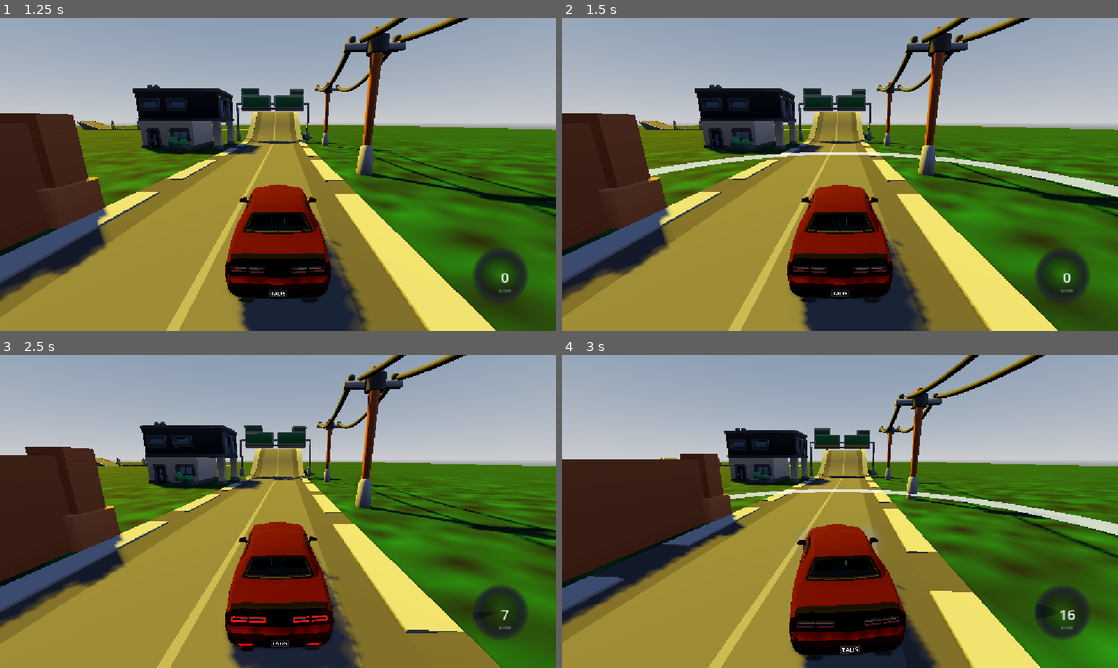
Above: before the commit, frames 1-4 (two rows, left to right).
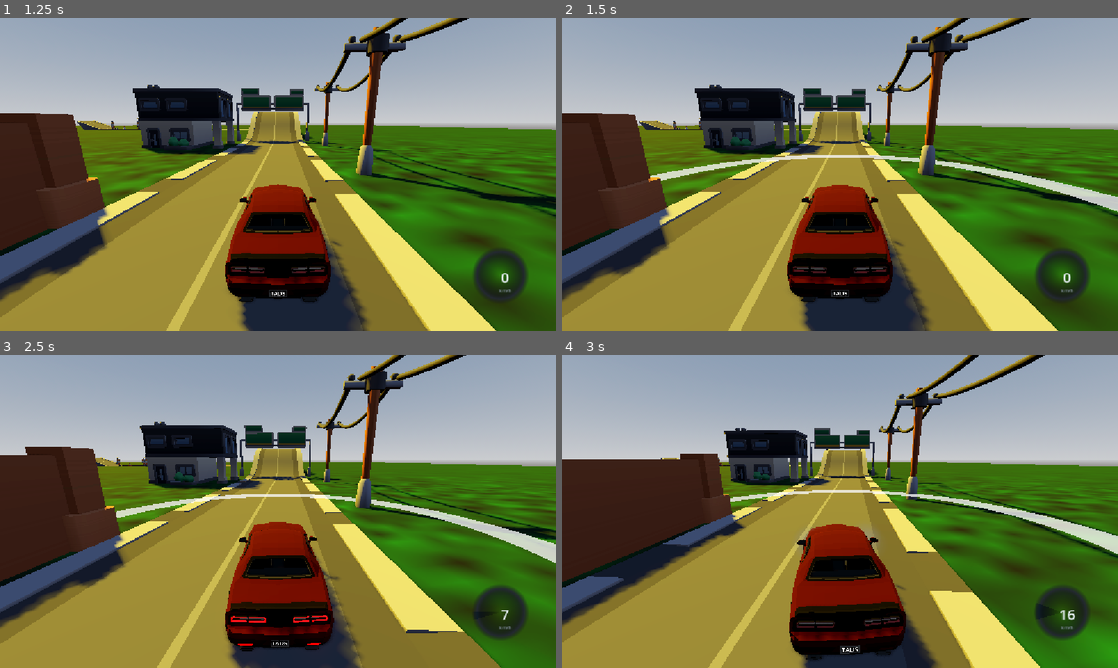
Above: after the commit, the same moments.

Repository: oluizfcs/car-simulator
Game: Godot game, scene res://menu_inicial.tscn
Two runs of this game, one before a commit and one after it. Both use one fixed random seed, a clock stepped at 60 frames per second and the inputs below.
Inputs (mouse positions are in pixels of both pictures, inside the frame that each line leads up to):
- Up to frame 1 (1.25 s): click "Iniciar simulação" at 0.5 s
- Up to frame 2 (1.5 s): move the mouse to (962, 158) at 1.27 s; hold Right (right) from 1.28 s (still down); hold B (horn) from 1.28 s (still down); click (962, 158) at 1.42 s
- Up to frame 3 (2.5 s): tap Space (ui_select) at 1.52, 2.27 s; tap Enter at 2 s; move the mouse to (166, 527) at 2.02 s; release Right (right) at 2.03 s; release B (horn) at 2.03 s; hold Down (down) from 2.03 s (still down); tap X (flip) at 2.1 s; tap B (horn) at 2.3 s
- Up to frame 4 (3 s): move the mouse to (895, 442) at 2.77 s; release Down (down) at 2.78 s; hold Right (right) from 2.78 s (still down); hold B (horn) from 2.78 s (still down)

Frame 1 is identical in both runs. In frame 2, 2.8% of the frame differs, in the area x 15-100%, y 42-62%; in frame 3, 1.6%; in frame 4, 1.7%.

Commit message:
fix: som drift e peso cones

Diff:
--- a/cone.tscn
+++ b/cone.tscn
@@ -47,7 +47,7 @@
 points = PackedVector3Array(-0.0375, 0, -0.02750098, -0.0375, 0, 0.027493633, -0.0375, 0.018748164, -0.02750098, -0.027 …(630 unchanged characters)…
 
 [node name="Cone" type="RigidBody3D" unique_id=1284123969]
-mass = 1.2
+mass = 5.0
 center_of_mass_mode = 1
 center_of_mass = Vector3(0, 0.04, 0)
 script = ExtResource("1_gvldi")
--- a/dodge_challenger.gd
+++ b/dodge_challenger.gd
@@ -6,7 +6,7 @@
 const FORCA_TURBO = 12000.0
 const FORCA_CONTROLE_AR = 3500.0
 const ALCANCE_BUZINA: float = 18.0
-const FORCA_BUZINA: float = 22.0
+const FORCA_BUZINA: float = 250.0
 @onready var roda_traseira_esquerda: VehicleWheel3D = $traseiraEsquerda
 @onready var roda_traseira_direita: VehicleWheel3D = $traseiraDireita
 @onready var roda_dianteira_esquerda: VehicleWheel3D = $dianteiraEsquerda
@@ -99,18 +99,18 @@
 		roda_dianteira_direita.wheel_friction_slip = 3.0
 
 	var derrapando_esq = roda_traseira_esquerda.is_in_contact() and (
-		roda_traseira_esquerda.get_skidinfo() < 0.85 or
+		roda_traseira_esquerda.get_skidinfo() < 0.60 or
 		(Input.is_action_pressed("ui_select") and velocidade_kmh > 15.0)
 	)
 
-	if Input.is_action_pressed("horn"):
+	if Input.is_action_just_pressed("horn"):
 		som_buzina.play()
 		onda_de_choque_buzina()
 
 	var esta_acelerando = Input.is_action_pressed("up") or Input.is_action_pressed("turbo")
 
 	var derrapando_dir = roda_traseira_direita.is_in_contact() and (
-		roda_traseira_direita.get_skidinfo() < 0.5 or
+		roda_traseira_direita.get_skidinfo() < 0.60 or
 		(Input.is_action_pressed("ui_select") and velocidade_kmh > 15.0)
 	)
 
@@ -126,9 +126,8 @@
 		volume_pneu_atual = lerp(volume_pneu_atual, alvo_volume_pneu, 10.0 * delta)
 
 		if volume_pneu_atual > 0.01:
-			som_pneu.volume_db = linear_to_db(volume_pneu_atual * 0.8) # 0.8 ajusta o volume máximo
-			# O chiado fica mais agudo quanto mais rápido o carro estiver deslizando
-			som_pneu.pitch_scale = clamp(lerp(0.85, 1.25, velocidade_kmh / 140.0), 0.85, 1.3)
+			som_pneu.volume_db = linear_to_db(volume_pneu_atual * 0.4) #
+			som_pneu.pitch_scale = clamp(lerp(0.85, 1.0, velocidade_kmh / 140.0), 0.85, 1.3)
 		else:
 			som_pneu.volume_db = -80.0
 
